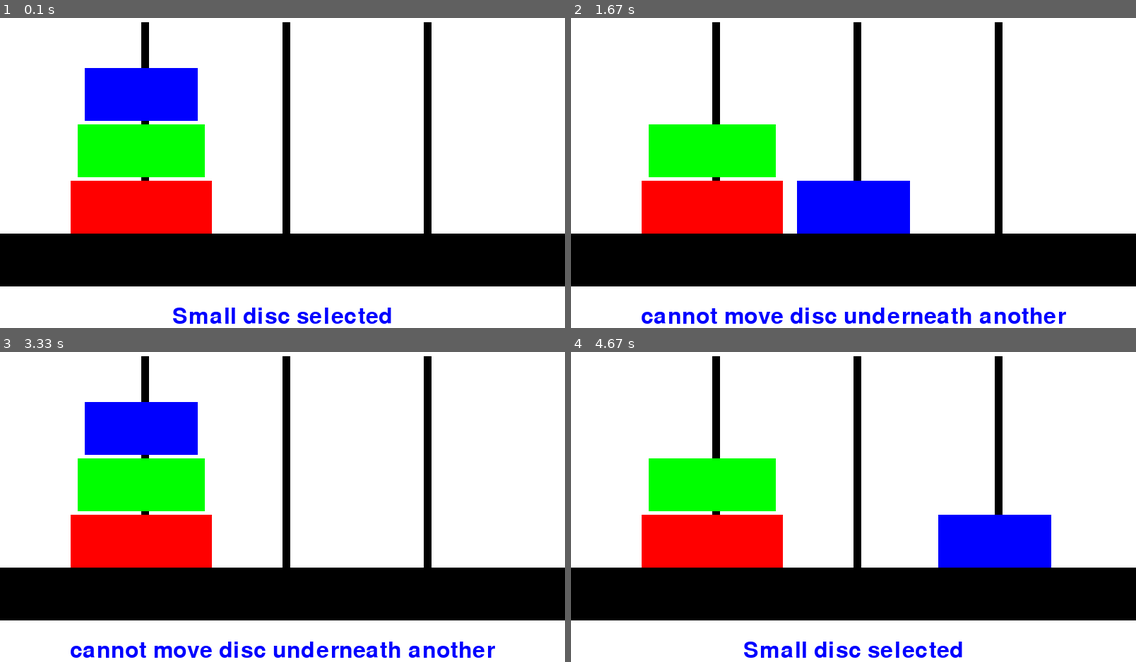
Above: before the commit, frames 1-4 (two rows, left to right).
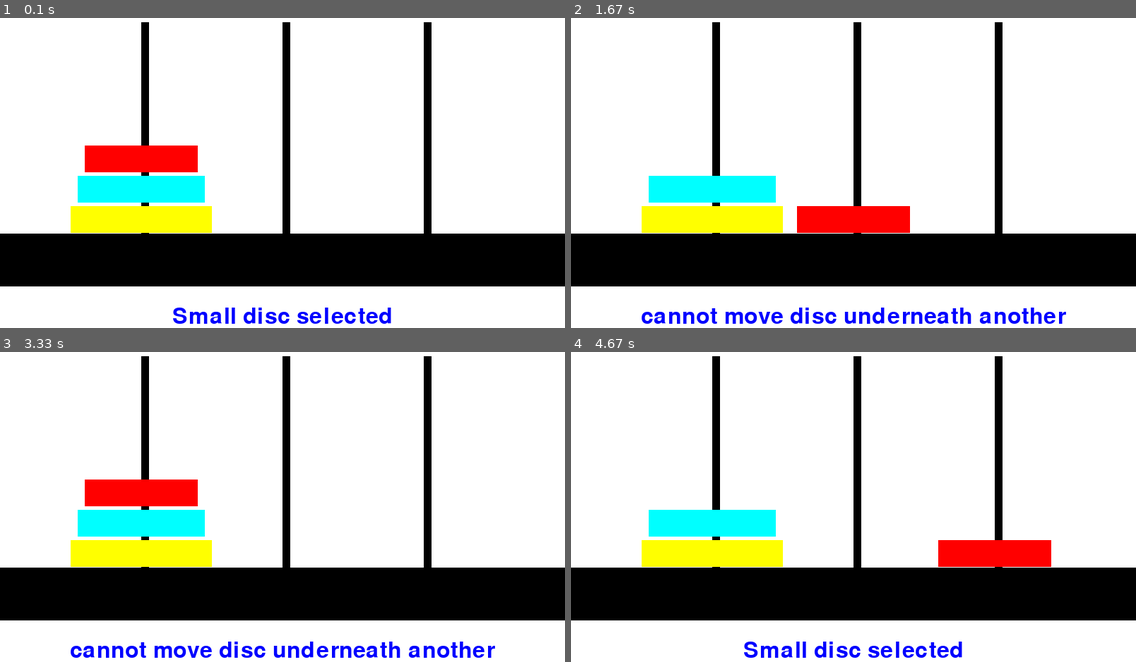
Above: after the commit, the same moments.

Repository: pillemer/Hanoi_pygame
Game: pygame game, started from drawinghanoi.py
Same seed, same stepped clock (60 frames per second), same inputs: the game is played once before the commit and once after it.
Inputs:
- Up to frame 1 (0.1 s): no input
- Up to frame 2 (1.67 s): hold Right 0.33-0.8 s; hold Up 0.83-1.13 s
- Up to frame 3 (3.33 s): hold Down 2.23-2.53 s; hold Left 2.57-2.97 s; hold Up from 3 s (still down)
- Up to frame 4 (4.67 s): release Up at 3.37 s; hold Down 4.07-4.43 s; hold Left from 4.47 s (still down)

The runs differ from the first frame. In frame 1, 12% of the frame differs, in the area x 12-38%, y 16-70%; in frame 2, 12%; in frame 3, 12%; in frame 4, 12%.

Commit message:
reworked functions for any number of discs

Diff:
--- a/drawinghanoi.py
+++ b/drawinghanoi.py
@@ -1,6 +1,13 @@
 import pygame
+import random
 
 pygame.init()
+
+
+# ------------------- how many discs? ------------------- #
+
+# change this number to adjust the number of discs in the puzzle (Max = 7)
+disc_number = 3
 
 # ------------------- set up ------------------- #
 
@@ -13,36 +20,39 @@
 BLACK =  (0,   0,   0  )
 WHITE =  (255, 255, 255)
 RED =    (255, 0,   0  )
+ORANGE = (255, 128, 0  )
+YELLOW = (255, 255, 0  )
 GREEN =  (0,   255, 0  )
+AQUA =   (0,   255, 255)
 BLUE =   (0,   0,   255)
-
-# calculate the sizes
+PURPLE = (255, 0,   255)
+colour_list = [RED, ORANGE, YELLOW, GREEN, AQUA, BLUE, PURPLE]
+random.shuffle(colour_list)
+
+# set the size parameters
 PADDING = 5
 MARGIN_X = 20
-DISC_HEIGHT = round(SCREEN_HEIGHT/8)   # adjusting needed for scaling
+DISC_HEIGHT = round(SCREEN_HEIGHT/16)   # possible adjusting needed for scaling
 
 # x values / peg locations
-LEFT_PEG = SCREEN_WIDTH / 4
-MIDDLE_PEG = SCREEN_WIDTH / 2
-RIGHT_PEG = SCREEN_WIDTH  * (3/4)
+pegs = [SCREEN_WIDTH / 4, SCREEN_WIDTH / 2, SCREEN_WIDTH  * (3/4)]
 
 # y values for disc locations
-BOTTOM_Y = SCREEN_HEIGHT - DISC_HEIGHT * 3   # adjusting needed for scaling
-MIDDLE_Y = BOTTOM_Y - DISC_HEIGHT - PADDING
-TOP_Y = MIDDLE_Y - DISC_HEIGHT - PADDING
+y_list = []
+for i in range(disc_number):
+    y_value = (SCREEN_HEIGHT-(round(SCREEN_HEIGHT / 8))) - ((3 + i) * DISC_HEIGHT) - i * (PADDING)
+    y_list.append(y_value)
+
 
 # calculate disc width
 LRG_WIDTH = SCREEN_WIDTH / 4 - (0 * MARGIN_X)
 MED_WIDTH = LRG_WIDTH - (1 * MARGIN_X)
 SML_WIDTH = LRG_WIDTH - (2 * MARGIN_X)
-
-# BASE_WIDTH = SCREEN_WIDTH / 4
-# for i in range(n):
-#     pass
-
-# set up the pegs
-pegs = [LEFT_PEG, MIDDLE_PEG, RIGHT_PEG]
-y_list = [BOTTOM_Y, MIDDLE_Y, TOP_Y]
+width_list = []
+
+for i in range(disc_number):
+    disc_width = SCREEN_WIDTH / 4 - (i * MARGIN_X)
+    width_list.append(disc_width)
 
 # create the disc class
 class Disc(pygame.sprite.Sprite):
@@ -56,17 +66,17 @@
         self.rect = self.image.get_rect()
 
 # create discs and add them to group
-lrgDisc = Disc(RED, LRG_WIDTH, DISC_HEIGHT)
+lrgDisc = Disc(colour_list.pop(), width_list[0], DISC_HEIGHT)
 lrgDisc.rect.x = (pegs[0] - (lrgDisc.rect.width / 2))
-lrgDisc.rect.y = BOTTOM_Y
-
-medDisc = Disc(GREEN, MED_WIDTH, DISC_HEIGHT)
+lrgDisc.rect.y = y_list[0]
+
+medDisc = Disc(colour_list.pop(), width_list[1], DISC_HEIGHT)
 medDisc.rect.x = (pegs[0] - (medDisc.rect.width / 2))
-medDisc.rect.y = MIDDLE_Y
-
-smlDisc = Disc(BLUE, SML_WIDTH, DISC_HEIGHT)
+medDisc.rect.y = y_list[1]
+
+smlDisc = Disc(colour_list.pop(), width_list[2], DISC_HEIGHT)
 smlDisc.rect.x = (pegs[0] - (smlDisc.rect.width / 2))
-smlDisc.rect.y = TOP_Y
+smlDisc.rect.y = y_list[2]
 smlDisc.movable = True # top disc is free to move
 
 # add discs to Sprite group
@@ -88,7 +98,7 @@
 # draws base, pegs and background
 def draw_board():
     SCREEN.fill(WHITE)
-    pygame.draw.rect(SCREEN, BLACK, (0, SCREEN_HEIGHT-(2*round(SCREEN_HEIGHT/8)), SCREEN_WIDTH, round(SCREEN_HEIGHT/8))) # base
+    pygame.draw.rect(SCREEN, BLACK, (0, (SCREEN_HEIGHT * (3/4)), SCREEN_WIDTH, round(SCREEN_HEIGHT/8))) # base
     peg_a = pygame.rect.Rect(pygame.draw.rect(SCREEN, BLACK, ((SCREEN_WIDTH / 4), SCREEN_HEIGHT - round(SCREEN_HEIGHT * (3/4)), round(SCREEN_WIDTH / 70), round(SCREEN_HEIGHT * (3/5)))))
     peg_b = pygame.rect.Rect(pygame.draw.rect(SCREEN, BLACK, ((SCREEN_WIDTH / 2), SCREEN_HEIGHT - round(SCREEN_HEIGHT * (3/4)), round(SCREEN_WIDTH / 70), round(SCREEN_HEIGHT * (3/5)))))
     peg_c = pygame.rect.Rect(pygame.draw.rect(SCREEN, BLACK, ((SCREEN_WIDTH * (3/4)), SCREEN_HEIGHT - round(SCREEN_HEIGHT * (3/4)), round(SCREEN_WIDTH / 70), round(SCREEN_HEIGHT * (3/5)))))
@@ -105,7 +115,7 @@
                     'cannot move disc underneath another']
     text = fontObj.render(text_options[selection], True, BLUE)
     textRectObj = text.get_rect()
-    textRectObj.center = (MIDDLE_PEG, SCREEN_HEIGHT - textRectObj.height)
+    textRectObj.center = (pegs[1], SCREEN_HEIGHT - textRectObj.height)
     SCREEN.blit(text, textRectObj)
 
 # set destination peg for each direction
